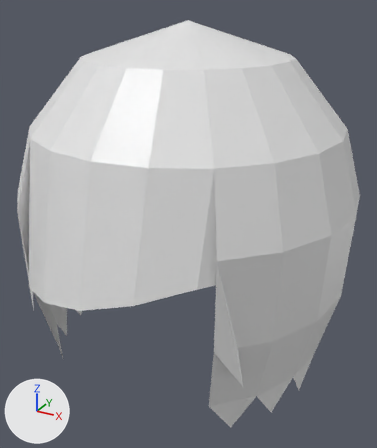
The glTF model assets/avatars/hair_bob_partl.glb, before and after one commit.
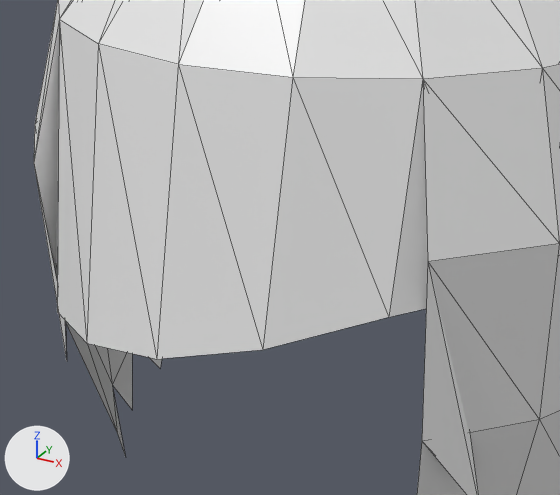
Each version is shown whole from a 50 mm lens placed at (0.436, -0.792, 1.198), pointed at (0.012, -0.02, 0.812), then close up on the part from 0% to 75% of the width and 29% to 85% of the height. Every picture has the same lights, and +X, +Y and +Z are marked at lower left. The older version's two pictures come first. The close-ups show mesh edges as thin lines. Where no turn or scale is listed for an object, it has been applied to the vertices. Vertices at exactly the same position are counted once.

The older version as bpy lines, for what is in view:
```python
me_hair = bpy.data.meshes.new('hair')
me_hair.from_pydata(...)  # 117 vertices, 188 faces; spans x -0.302..0.302, y -0.317..0.302, z 0.54..1.16
me_hair.materials.append(mat_mathair)  # white #e7e7e7
ob_hair = bpy.data.objects.new('hair', me_hair)
ob_hair.location = (0.0, 0.0, 0.0)
```
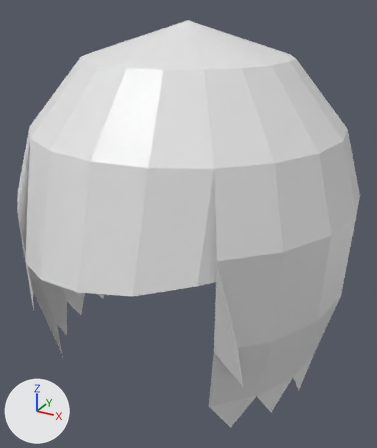
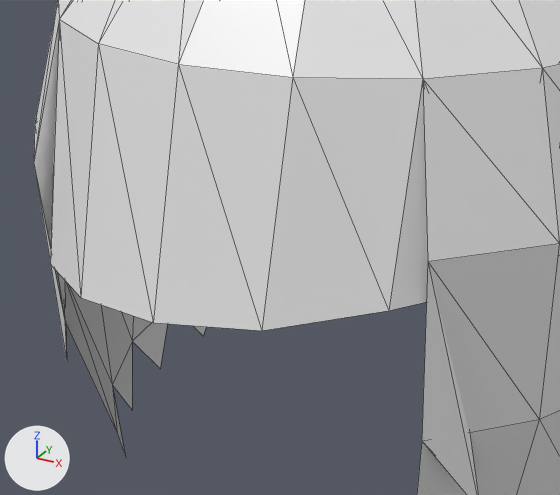
Location of each change, (x1, y1, x2, y2) in pixels of the close-ups (560 x 495 px; the box of a moved part takes in the faces that stretch with it):
part 1 of me_hair, moved or reshaped: before (57, 19, 428, 359); after (50, 19, 428, 331)

The change in detail:
me_hair has 117 vertices, 188 faces and spans x -0.302..0.302, y -0.317..0.302, z 0.54..1.16.
me_hair is used by ob_hair; location (0.0, 0.0, 0.0).
Part 1, on me_hair:
Vertex 108 of me_hair moves from (-0.216, -0.195, 0.775) to (-0.216, -0.195, 0.815).
Vertex 109 of me_hair moves from (-0.157, -0.26, 0.755) at pixel (57, 311) to (-0.157, -0.26, 0.8) at pixel (50, 264).
Vertex 110 of me_hair moves from (-0.083, -0.302, 0.77) at pixel (86, 343) to (-0.083, -0.302, 0.81) at pixel (80, 297).
Vertex 111 of me_hair moves from (0.0, -0.317, 0.79) at pixel (156, 359) to (0.0, -0.317, 0.82) at pixel (153, 322).
Vertex 112 of me_hair moves from (0.083, -0.302, 0.815) at pixel (262, 349) to (0.083, -0.302, 0.83) at pixel (261, 330).
Vertex 113 of me_hair moves from (0.157, -0.26, 0.84) at pixel (388, 317) to (0.157, -0.26, 0.845) at pixel (388, 310).
Vertex 114 of me_hair moves from (0.216, -0.195, 0.845) to (0.216, -0.195, 0.85).
